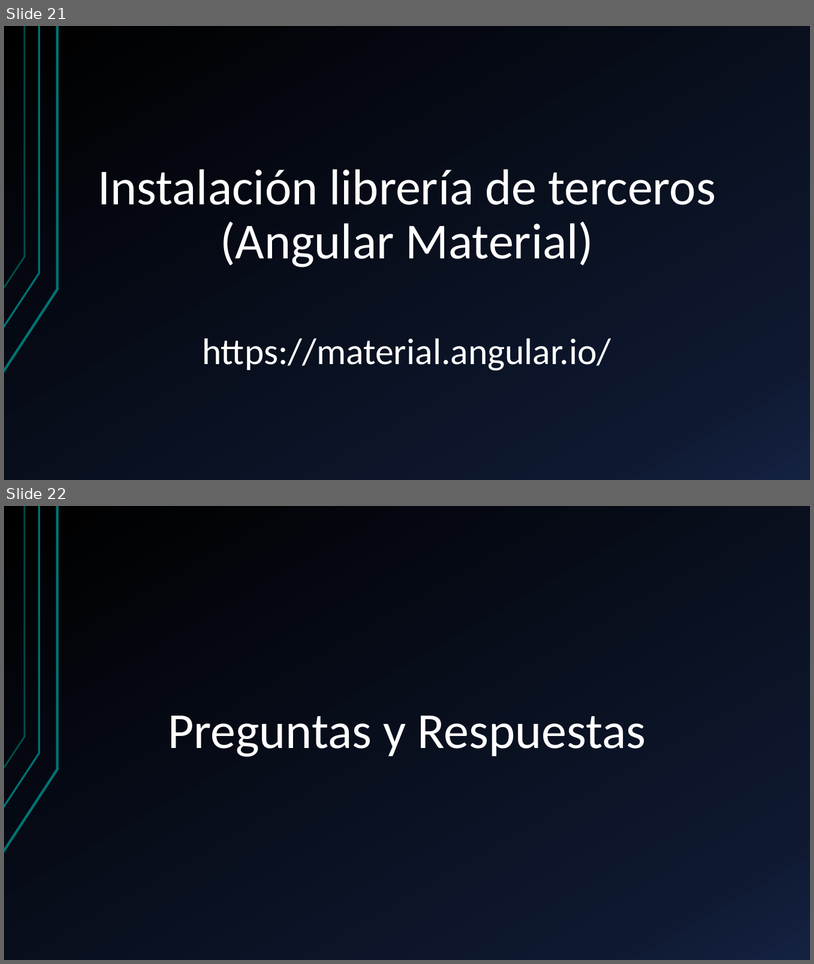
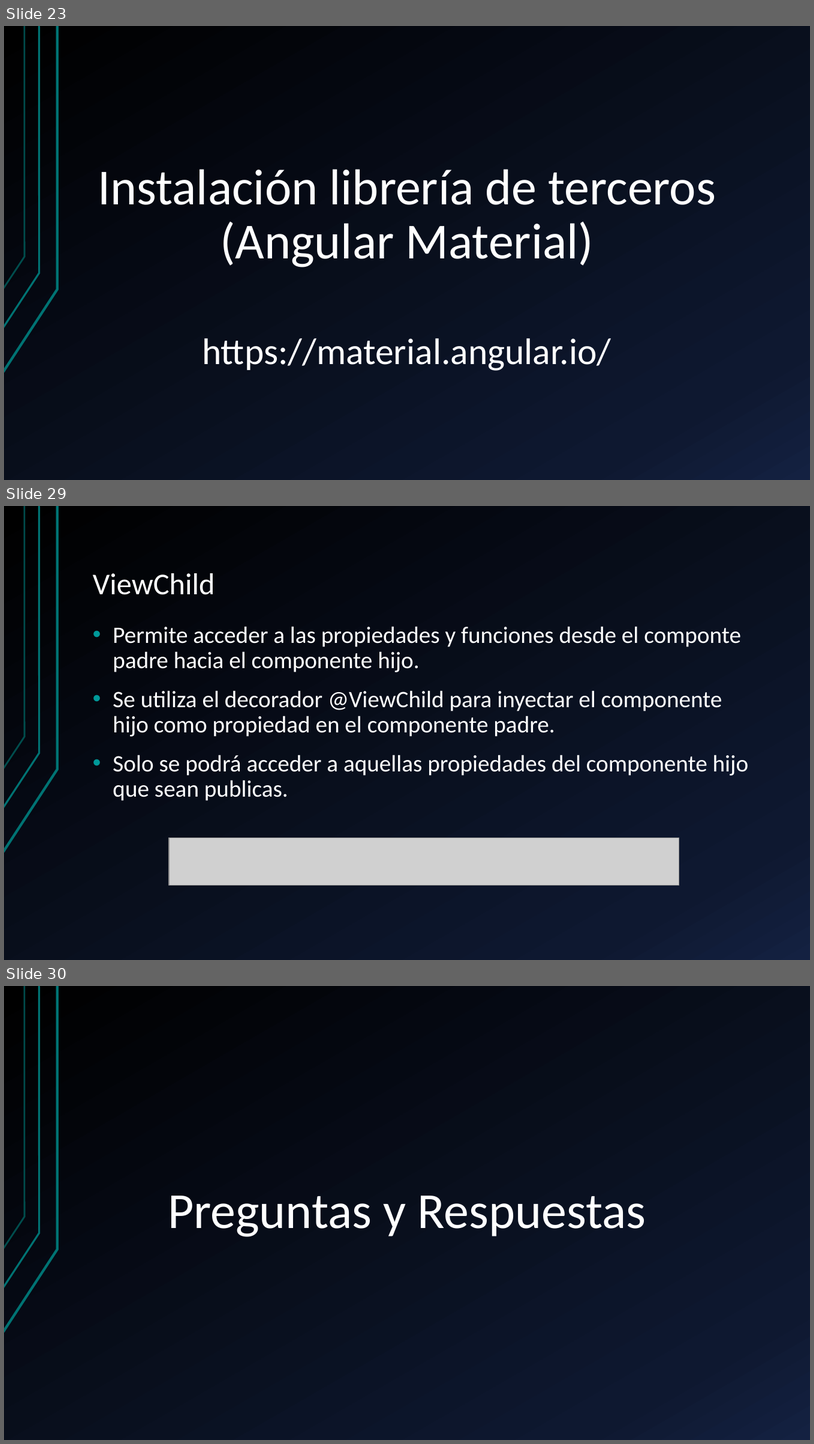
Before and after one commit to KevinToala/capacitacionAngular, a slide deck: Angular.pptx. Shown one above the other, each under a label of ours: slides 21 and 22 before the commit, slides 23, 29 and 30 after it; the slides between them are not shown. The pictures are 814x964 and 814x1444 pixels, drawn with LibreOffice and Linux fonts; fonts in the diff are those of the drawing; grey boxes stand for pictures. Boxes give left, top, right and bottom in pixels: in the first picture for what was removed or moved away, otherwise in the second. Text is boxed around its words. In the diff, an @@ line names an element or a change of style, - is before the commit and + after.

```diff
--- a/Angular.pptx
+++ b/Angular.pptx
@@ slide 29 added at (4, 506, 810, 960), background gradient #000000 to #0F1931 to #142242; not listed: 3 template elements that a slide beside it also shows @@
@@ title added at (93, 573, 215, 595), 36 pt, text #FFFFFF @@
+ViewChild
@@ text added at (113, 626, 749, 801), 28 pt, text #FFFFFF @@
+• Permite acceder a las propiedades y funciones desde el componte padre hacia el componente hijo.
+• Se utiliza el decorador @ViewChild para inyectar el componente hijo como propiedad en el componente padre.
+• Solo se podrá acceder a aquellas propiedades del componente hijo que sean publicas.
@@ picture added at (169, 838, 680, 885) @@
@@ what was slide 21 is now slide 23 @@
@@ what was slide 22 is now slide 30 @@
```
Also in this commit, not shown: 8 other slides added.
